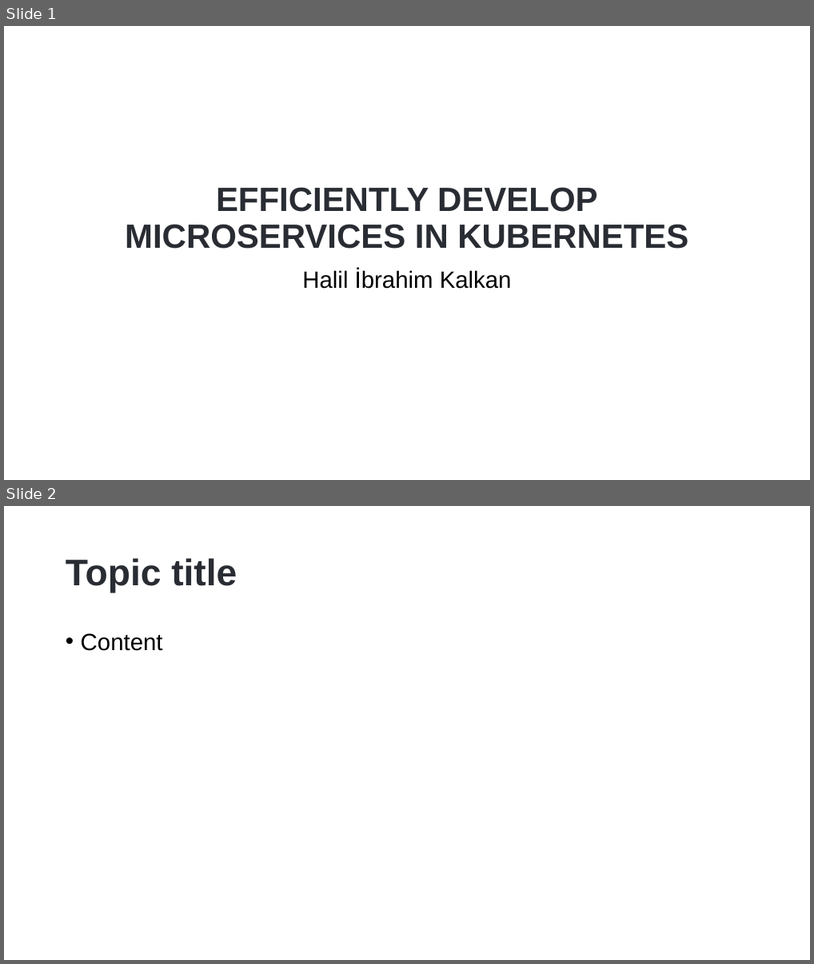
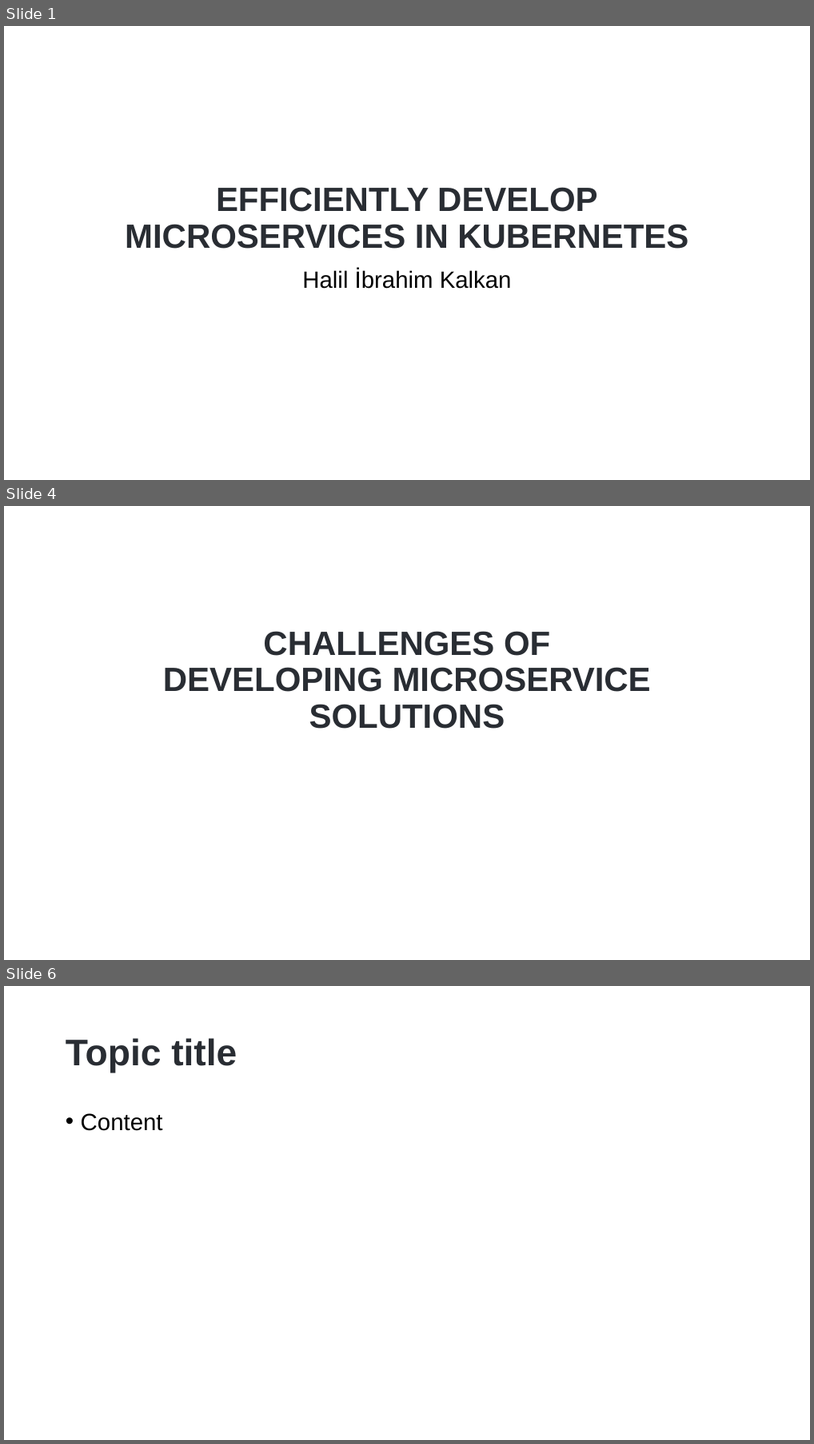
Before and after one commit to hikalkan/presentations, a slide deck: 2023-05-10 ABP Conf 2023 Developing with Kubernetes/Developing with Kubernetes.pptx. Shown one above the other, each under a label of ours: slides 1 and 2 before the commit, slides 1, 4 and 6 after it; the slides between them are not shown. The pictures are 814x964 and 814x1444 pixels, drawn with LibreOffice and Linux fonts; fonts in the diff are those of the drawing; background and template pictures are left out. Boxes give left, top, right and bottom in pixels: in the first picture for what was removed or moved away, otherwise in the second. Text is boxed around its words. In the diff, an @@ line names an element or a change of style, - is before the commit and + after.

```diff
--- a/2023-05-10 ABP Conf 2023 Developing with Kubernetes/Developing with Kubernetes.pptx
+++ b/2023-05-10 ABP Conf 2023 Developing with Kubernetes/Developing with Kubernetes.pptx
@@ slide 4 added at (4, 506, 810, 960), background picture (left out) @@
@@ title added at (163, 631, 651, 728), 40 pt, text #292D33, bold @@
+CHALLENGES OF
+DEVELOPING MICROSERVICE SOLUTIONS
@@ what was slide 2 is now slide 6 @@
```
Also in this commit, not shown: 31 other slides added.
